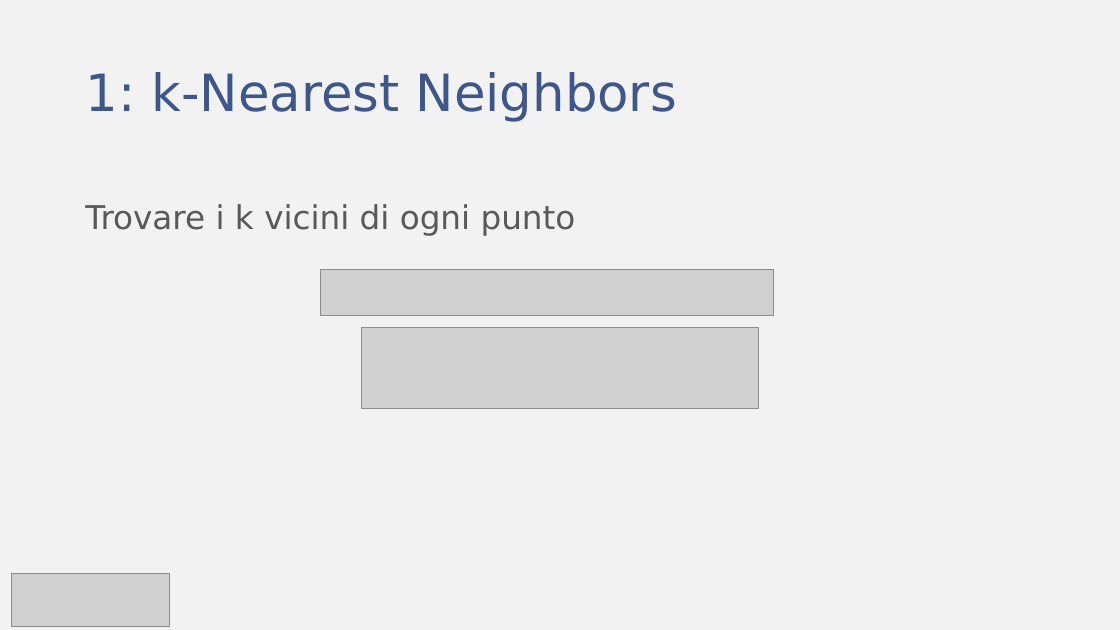
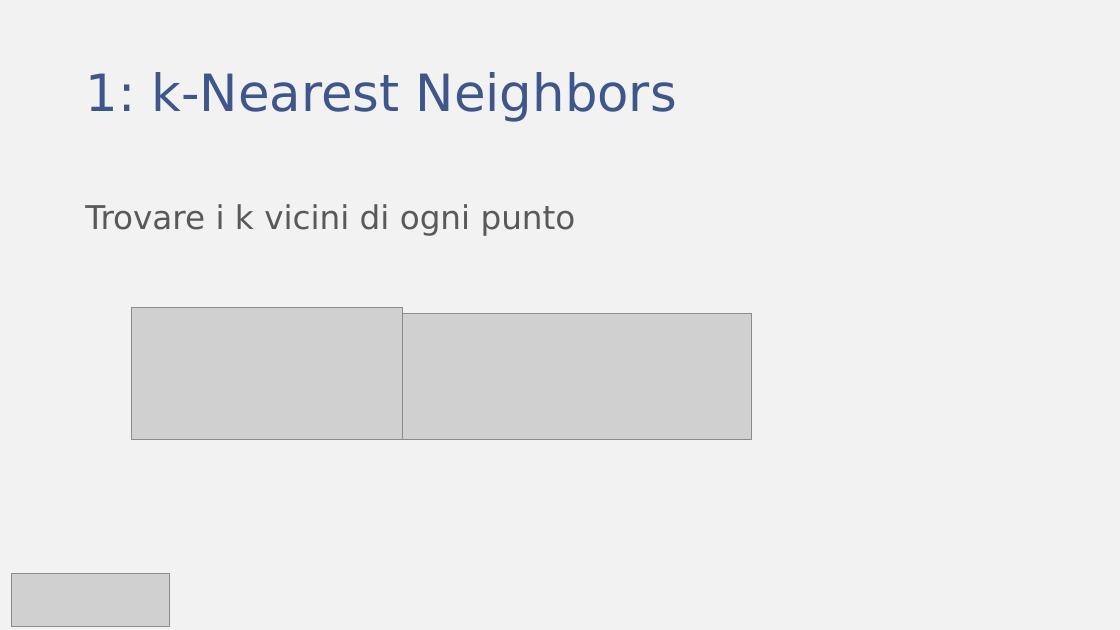
Before and after one commit to fratorgano/dimensionality-reduction, a slide deck: slide 8 of lle/LLE.pptx. Drawn at 1120x630 pixels with LibreOffice and Linux fonts; fonts in the diff are those of the drawing; grey boxes stand for pictures. Boxes give left, top, right and bottom in pixels: in the first picture for what was removed or moved away, otherwise in the second. Text is boxed around its words. In the diff, an @@ line names an element or a change of style, - is before the commit and + after.

```diff
--- a/lle/LLE.pptx
+++ b/lle/LLE.pptx
@@ picture removed at bbox=[321, 270, 774, 315] @@
@@ picture added at bbox=[131, 308, 402, 439] @@
@@ picture: place and size @@
-picture at bbox=[362, 328, 759, 408]
+picture at bbox=[402, 313, 752, 439]
```
Also in this commit, not shown: 4 other slides changed, 4 slides added, 1 other file.
